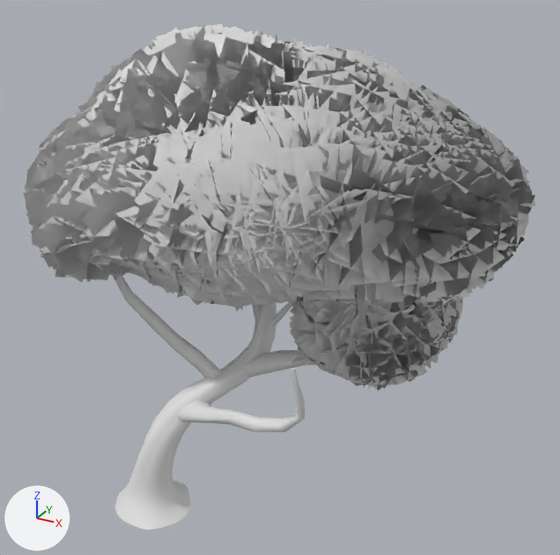
One commit to the FBX model Assets/Game Assets/Props/Tree_placeta/tree_placeta.fbx: the scene before it, then after it.
Before and after are seen from a 50 mm lens placed at (12.32, -14.44, 15.47), pointed at (2.5, 3.42, 6.55). The lights are fixed; the arrows at lower left show +X, +Y and +Z. Where no turn or scale is listed for an object, it has been applied to the vertices.

Objects in the first picture: 'base_hojas', 'hoja', 'ramas', 'tronco'.
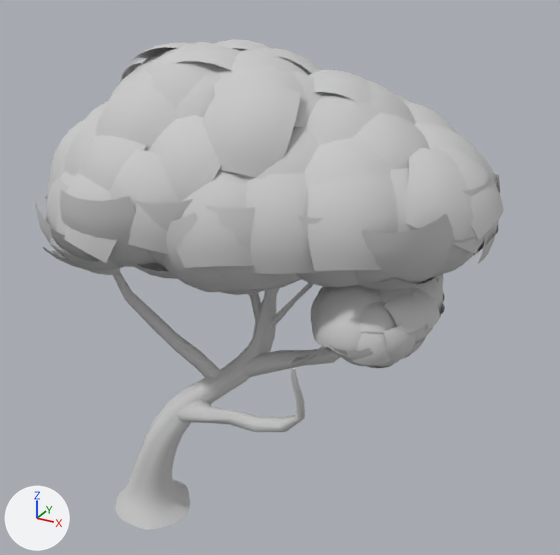
Where the newer file only moved an object's origin or applied its transform, the numbers keep the older frame.

Pixel boxes (x1, y1, x2, y2) of what changed, in the pictures (560 x 555 px):
'hoja', reshaped, moved, turned, rescaled: before (23, 24, 536, 390); after (35, 39, 504, 368)
part 1 of me_untitled_002, deleted: before (23, 24, 536, 390)
part 2 of me_untitled_002, built on: before (137, 75, 180, 86); after (35, 39, 504, 368)
'base_hojas', unchanged, covered by the edit: before (177, 170, 428, 249)

What the commit changed:
Material 'MAT_hojas_2' (mat_mat_hojas_2) is new.
Its base color is (0.588, 0.588, 0.588) (light grey #cacaca).
Its roughness is 0.859.
me_untitled_002 is used by ob_hoja; location (3.98, 0.7, 10.56); rotation (1.571, 0.0, 0.0), in degrees (90, 0, 0); scale (0.01, 0.01, 0.01).
me_untitled_002 had 19528 vertices, 4882 faces and spanned x -895.0..514.0, y -516.0..297.0, z -752.0..234.0.
me_untitled_002 no longer uses material mat_mat_hojas (white #e7e7e7).
me_untitled_002 now has 8918 vertices, 6552 faces and spans x -1146.0..2467.0, y -206.0..2684.0, z -468.0..1645.0.
me_untitled_002 part 1: 4881 loose pieces with 19524 vertices, spanning x -895.0..514.0, y -516.0..297.0, z -752.0..234.0, are deleted.
me_untitled_002 part 2: 4 vertices removed from x -386.0..-262.0, y 124.0..198.0, z -66.0..28.0; 8918 vertices added at x -1146.0..2467.0, y -206.0..2684.0, z -468.0..1645.0.
me_untitled_002 part 3: the surface is now shaded flat.
me_untitled_002 now uses material mat_mat_hojas_2 (light grey #cacaca).
Object 'hoja' (ob_hoja) moves from (3.98, 0.7, 10.56) to (-1.95, -0.5, 9.27).
Object 'hoja' (ob_hoja) turns from (90, 0, 0) to (-26, 0, -21) degrees about x, y and z.
Object 'hoja' (ob_hoja) is rescaled from (0.01, 0.01, 0.01) to (0.0035, 0.0035, 0.0035).
